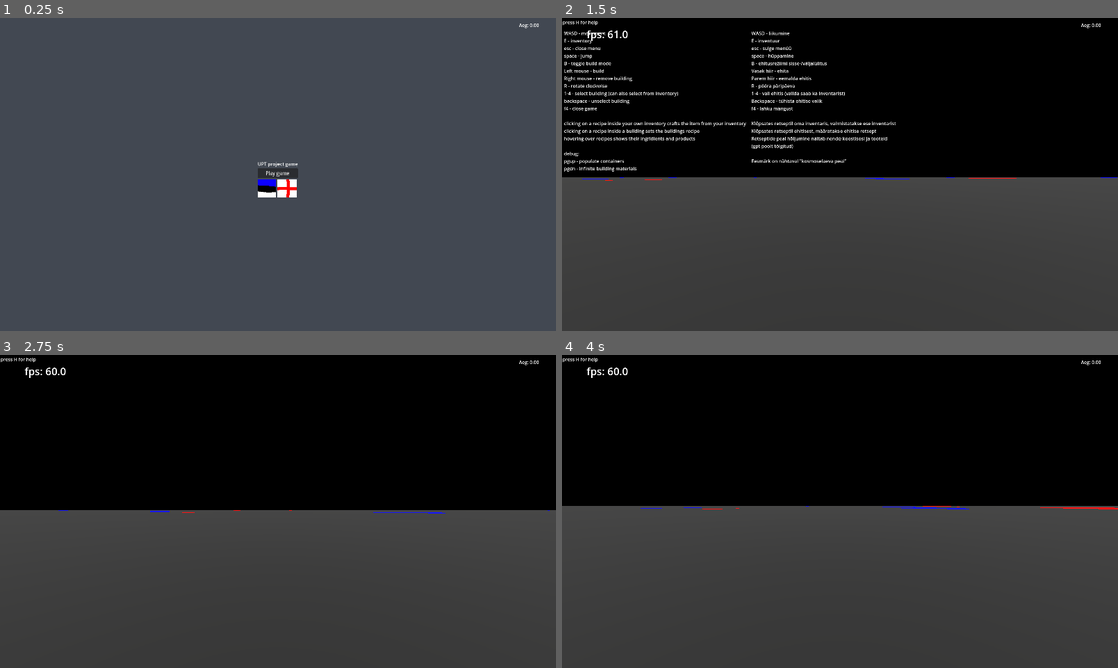
Above: before the commit, frames 1-4 (two rows, left to right).
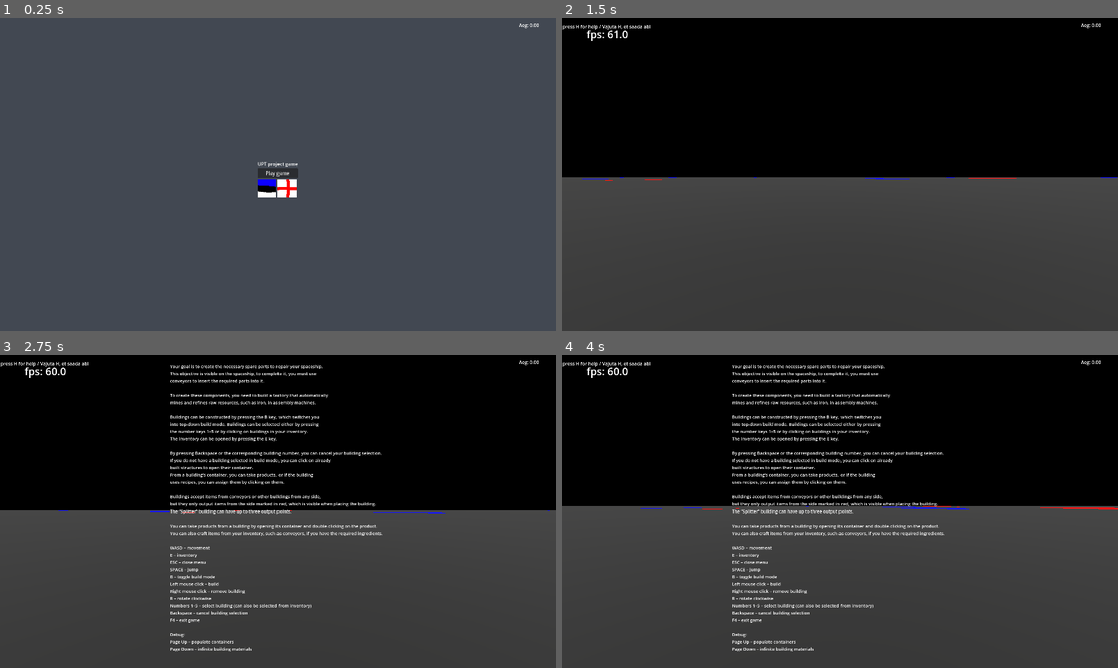
Above: after the commit, the same moments.

Repository: Tinigame/UPT-game-project
Game: Godot game, scene res://Scenes/world.tscn
The game is run twice, just before and just after one commit, with the same random seed, the same clock (stepped at 60 frames per second) and the same inputs.
Inputs (mouse positions are in pixels of both pictures, inside the frame that each line leads up to):
- Up to frame 1 (0.25 s): no input
- Up to frame 2 (1.5 s): click "Play game" at 0.5 s; tap H (help_menu) at 1.25 s; move the mouse to (867, 174) at 1.27 s; tap A (A) at 1.35 s; click (867, 174) at 1.42 s
- Up to frame 3 (2.75 s): tap D (D) at 1.55, 2.1 s; tap H (help_menu) at 2 s; move the mouse to (250, 511) at 2.02 s; click (250, 511) at 2.17 s; tap S (S) at 2.3 s
- Up to frame 4 (4 s): tap H (help_menu) at 2.75, 3.5 s; move the mouse to (851, 505) at 2.77 s; tap S (S) at 2.85 s; click (851, 505) at 2.92 s; tap W (W) at 3.05, 3.6 s; move the mouse to (834, 517) at 3.52 s; click (834, 517) at 3.67 s; tap Space (space) at 3.8 s

The runs differ from the first frame. In frame 2, 2.7% of the frame differs, in the area x 0-61%, y 0-50%; in frame 3, 3.8%, in the area x 0-69%, y 0-95%; in frame 4, 3.8%.

Commit message:
tutorial + kirjalik

Diff:
--- a/Scenes/help.gd
+++ b/Scenes/help.gd
@@ -1,11 +1,22 @@
 extends Label
+
 @onready var tutoriallayer = $CenterContainer
+@onready var tutorialtext_et: Label = $"CenterContainer/HBoxContainer/Tutorialtext ET"
+@onready var tutorialtext_en: Label = $"CenterContainer/HBoxContainer/Tutorialtext EN"
 
 func _physics_process(_delta: float) -> void:
 	if Input.is_action_just_pressed("help_menu"):
+		if TranslationServer.get_locale() == "et":
+			tutorialtext_et.show()
+			tutorialtext_en.hide()
+		else:
+			tutorialtext_en.show()
+			tutorialtext_et.hide()
+
 		if tutoriallayer.visible == true:
 			tutoriallayer.hide()
 		else:
 			tutoriallayer.show()
+
 	if Input.is_action_just_pressed("close_menu"):
 		tutoriallayer.hide()
--- a/Scenes/world.tscn
+++ b/Scenes/world.tscn
@@ -1,9 +1,15 @@
-[gd_scene load_steps=9 format=3 uid="uid://cvlfsbayttnbq"]
+[gd_scene load_steps=11 format=3 uid="uid://cvlfsbayttnbq"]
 
 [ext_resource type="PackedScene" uid="uid://qg7mgeqdek0x" path="res://Scenes/main_menu.tscn" id="1_8j60k"]
 [ext_resource type="Script" uid="uid://4xjf73360oqy" path="res://Scripts/ore_generator.gd" id="3_8j60k"]
 [ext_resource type="Script" uid="uid://dtsxa10gk8wf5" path="res://Scenes/help.gd" id="3_fo5ed"]
 [ext_resource type="PackedScene" uid="uid://moegk404igb4" path="res://Scenes/player_ui.tscn" id="5_5ukr8"]
+
+[sub_resource type="LabelSettings" id="LabelSettings_8j60k"]
+font_size = 15
+
+[sub_resource type="LabelSettings" id="LabelSettings_fo5ed"]
+font_size = 15
 
 [sub_resource type="Environment" id="Environment_a02cp"]
 background_energy_multiplier = 0.0
@@ -28,6 +34,118 @@
 size = Vector3(1000, 1, 1000)
 
 [node name="World" type="Node3D"]
+
+[node name="help" type="Label" parent="."]
+offset_left = 2.0
+offset_top = 18.0
+offset_right = 1908.0
+offset_bottom = 1061.0
+text = "press H for help / Vajuta H, et saada abi"
+script = ExtResource("3_fo5ed")
+
+[node name="CenterContainer" type="CenterContainer" parent="help"]
+layout_mode = 1
+anchors_preset = 15
+anchor_right = 1.0
+anchor_bottom = 1.0
+grow_horizontal = 2
+grow_vertical = 2
+
+[node name="HBoxContainer" type="HBoxContainer" parent="help/CenterContainer"]
+layout_mode = 2
+
+[node name="Tutorialtext ET" type="Label" parent="help/CenterContainer/HBoxContainer"]
+visible = false
+layout_mode = 2
+text = "Sinu eesmärk on luua vajalikke varuosi, et oma kosmoselaeva parandada.
+See eesmärk on nähtaval kosmoselaeva peal, et seda täita pead
+konveierite abil vajalikke osi sinna sisestama.
+
+Et luua neid komponente pead ehitama tehase, mis iseenesest kaevandab
+ja rafineerib tooreid resursse, nagu raud, koostamismasinates.
+
+Ehitisi saab ehitada vajutades B nuppu, see paneb sind ülalvaates
+olevasse ehitusrežiimi. Ehitisi saab valida kas vajutades
+numbreid 1-5 või oma inventarist vajutades ehitiste peale.
+Inventari saab avada vajutades E nuppu.
+
+Vajutades backspace või vastava ehitise numbri peale saad
+eemaldada oma ehitise valiku. Kui sul pole ehitis valitud
+ehitusrežiimis, saad ehitatud ehitiste peale vajutada, mis teeb
+nende konteineri lahti. Ehitise konteinerist saad võtta tooteid, või
+kui ehitis kasutab retsepte, saad seda määrata nende peale vajutades.
+
+Ehitised võtavad konveieritelt, või teistelt ehitistelt vastu tooteid
+igalt küljelt, kuid väljutavad neid ainult punasega märgitud kohast, mis
+on nähtaval ehitise ehitamisel. \"Jagaja\" ehitisel võib olla kuni 3
+väljutuskohta.
+
+Sul on võimalik võtta ehitisest tooteid kui avad selle konteineri ning
+vajutad kaks korda toote peale. Sul on ka võimalik oma inventarist asju
+meisterdada nt konveiereid, kui sul on vajalikud koostisosad olemas.
+
+WASD - liikumine
+E - inventar
+ESC - sulge menüü
+SPACE - hüpe
+B - ehitusrežiimi sisse-/väljalülitus
+Vasak hiireklõps - ehita
+Parem hiireklõps - eemalda ehitis
+R - pööra päripäeva
+numbrid 1-5 - vali ehitis (valida saab ka inventarist)
+Backspace - tühista ehitise valik
+F4 - lahku mängust
+
+debug:
+pgup - populate containers
+pgdn - infinite building materials"
+label_settings = SubResource("LabelSettings_8j60k")
+
+[node name="Tutorialtext EN" type="Label" parent="help/CenterContainer/HBoxContainer"]
+visible = false
+layout_mode = 2
+text = "Your goal is to create the necessary spare parts to repair your spaceship.
+This objective is visible on the spaceship, to complete it, you must use
+conveyors to insert the required parts into it.
+
+To create these components, you need to build a factory that automatically
+mines and refines raw resources, such as iron, in assembly machines.
+
+Buildings can be constructed by pressing the B key, which switches you
+into top-down build mode. Buildings can be selected either by pressing
+the number keys 1–5 or by clicking on buildings in your inventory.
+The inventory can be opened by pressing the E key.
+
+By pressing Backspace or the corresponding building number, you can cancel your building selection.
+If you do not have a building selected in build mode, you can click on already
+built structures to open their container.
+From a building’s container, you can take products, or if the building
+uses recipes, you can assign them by clicking on them.
+
+Buildings accept items from conveyors or other buildings from any side,
+but they only output items from the side marked in red, which is visible when placing the building.
+The “Splitter” building can have up to three output points.
+
+You can take products from a building by opening its container and double-clicking on the product.
+You can also craft items from your inventory, such as conveyors, if you have the required ingredients.
+
+WASD – movement
+E – inventory
+ESC – close menu
+SPACE – jump
+B – toggle build mode
+Left mouse click – build
+Right mouse click – remove building
+R – rotate clockwise
+Numbers 1–5 – select building (can also be selected from inventory)
+Backspace – cancel building selection
+F4 – exit game
+
+Debug:
+Page Up – populate containers
+Page Down – infinite building materials
+"
+label_settings = SubResource("LabelSettings_fo5ed")
 
 [node name="MainMenu" parent="." instance=ExtResource("1_8j60k")]
 
@@ -59,85 +177,3 @@
 
 [node name="Player_UI" parent="." instance=ExtResource("5_5ukr8")]
 layer = -1
-
-[node name="help" type="Label" parent="."]
-offset_left = 2.0
-offset_top = 3.0
-offset_right = 125.0
-offset_bottom = 26.0
-text = "press H for help"
-script = ExtResource("3_fo5ed")
-
-[node name="CenterContainer" type="CenterContainer" parent="help"]
-visible = false
-layout_mode = 1
-anchors_preset = 15
-anchor_right = 1.0
-anchor_bottom = 1.0
-offset_left = 5.0
-offset_top = -1.0
-offset_right = 1028.0
-offset_bottom = 519.0
-grow_horizontal = 2
-grow_vertical = 2
-
-[node name="VBoxContainer" type="VBoxContainer" parent="help/CenterContainer"]
-layout_mode = 2
-
-[node name="HBoxContainer" type="HBoxContainer" parent="help/CenterContainer/VBoxContainer"]
-layout_mode = 2
-
-[node name="VBoxContainer ENG" type="VBoxContainer" parent="help/CenterContainer/VBoxContainer/HBoxContainer"]
-layout_mode = 2
-
-[node name="Label" type="Label" parent="help/CenterContainer/VBoxContainer/HBoxContainer/VBoxContainer ENG"]
-layout_mode = 2
-text = "
-WASD - movement
-E - inventory
-esc - close menu
-space - jump
-B - toggle build mode
-Left mouse - build
-Right mouse - remove building
-R - rotate clockwise
-1-4 - select building (can also select from inventory)
-backspace - unselect building
-f4 - close game
-
-clicking on a recipe inside your own inventory crafts the item from your inventory
-clicking on a recipe inside a building sets the buildings recipe
-hovering over recipes shows their ingridients and products
-
-debug:
-pgup - populate containers
-pgdn - infinite building materials"
-
-[node name="Container" type="Container" parent="help/CenterContainer/VBoxContainer/HBoxContainer"]
-custom_minimum_size = Vector2(10, 0)
-layout_mode = 2
-
-[node name="VBoxContainer EE" type="VBoxContainer" parent="help/CenterContainer/VBoxContainer/HBoxContainer"]
-layout_mode = 2
-
-[node name="Label" type="Label" parent="help/CenterContainer/VBoxContainer/HBoxContainer/VBoxContainer EE"]
-layout_mode = 2
-text = "
-WASD - liikumine
-E - inventuur
-esc - sulge menüü
-space - hüppamine
-B - ehitusrežiimi sisse-/väljalülitus
-Vasak hiir - ehita
-Parem hiir - eemalda ehitis
-R - pööra päripäeva
-1-4 - vali ehitis (valida saab ka inventarist)
-Backspace - tühista ehitise valik
-f4 - lahku mängust
-
-Klõpsates retseptil oma inventaris, valmistatakse ese inventarist
-Klõpsates retseptil ehitisest, määratakse ehitise retsept
-Retseptide peal hõljumine näitab nende koostisosi ja tooteid
-(gpt poolt tõlgitud)
-
-Eesmärk on nähtaval \"kosmoselaeva peal\""
--- a/Scripts/buildings/crashed_ship - new.gd
+++ b/Scripts/buildings/crashed_ship - new.gd
@@ -3,17 +3,17 @@
 var container_manager : ContainerManager
 
 # hull component
-#var tier_1_item : Array = [preload("res://Resources/items/item_hull_component.tres")]
-var tier_1_item : Array = [preload("uid://dnx2ktbw4m5t0")]
-#var tier_1_amount : int = 25
-var tier_1_amount : int = 1
+var tier_1_item : Array = [preload("res://Resources/items/item_hull_component.tres")]
+#var tier_1_item : Array = [preload("uid://dnx2ktbw4m5t0")]
+var tier_1_amount : int = 25
+#var tier_1_amount : int = 1
 var tier_1_completed : bool = false
 
 # electrical components
-#var tier_2_item : Array = [preload("uid://ddlws1uul1ugp")]
-var tier_2_item : Array = [preload("uid://bwlfgu77hlfb")]
-#var tier_2_amount : int = 20
-var tier_2_amount : int = 2
+var tier_2_item : Array = [preload("uid://ddlws1uul1ugp")]
+#var tier_2_item : Array = [preload("uid://bwlfgu77hlfb")]
+var tier_2_amount : int = 20
+#var tier_2_amount : int = 2
 var tier_2_completed : bool = false
 
 
@@ -37,10 +37,10 @@
 
 
 func create_goal_billboard():
-	#var bilbboardimage = preload("uid://88ef2wmelerv").get_image()
-	#bilbboardimage.resize(64, 64, Image.INTERPOLATE_NEAREST)
-	#var bilbtext = ImageTexture.create_from_image(bilbboardimage)
-	billboard.texture = tier_1_item[0].item_sprite
+	var bilbboardimage = tier_1_item[0].item_sprite.get_image()
+	bilbboardimage.resize(64, 64, Image.INTERPOLATE_NEAREST)
+	var bilbtext = ImageTexture.create_from_image(bilbboardimage)
+	billboard.texture = bilbtext
 	billboard.billboard = BaseMaterial3D.BILLBOARD_FIXED_Y
 	billboard.position = self.position + Vector3(0, 3, 0)
 
--- a/Scripts/playerscript.gd
+++ b/Scripts/playerscript.gd
@@ -49,13 +49,13 @@
 	inventory.add_slot(1000, [])
 
 	#adds conveyors to inventory
-	for x in range(30):
+	for x in range(60):
 		inventory.add_item_to_slot(preload("uid://bkeso58byrvis"), 0)
 	#adds drills to inventory
 	for x in range(5):
 		inventory.add_item_to_slot(preload("uid://dm6bu7txklg6r"), 0)
 	#adds assemblers to inventory
-	for x in range(5):
+	for x in range(10):
 		inventory.add_item_to_slot(preload("uid://c3mwgrehm27rk"), 0)
 	#adds splitters to inventory
 	for x in range(10):
Not shown, added: tutorial/tutorial_EN.txt
Not shown, added: tutorial/tutorial_ET.txt
Not shown, changed: Kirjalik osa/Logistika mäng praktiline töö UPT Andreas Aidnik.docx
Not shown, removed: Kirjalik osa/~$gistika mäng praktiline töö UPT Andreas Aidnik.docx
